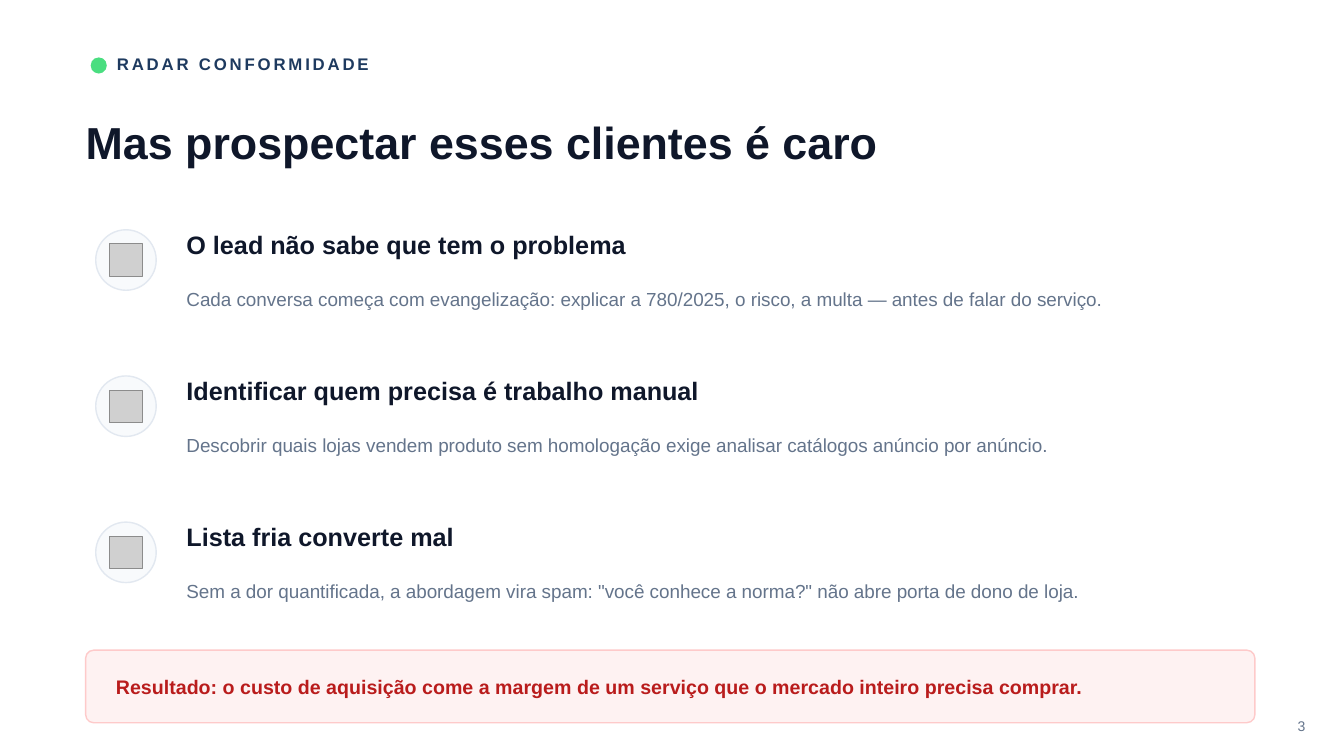
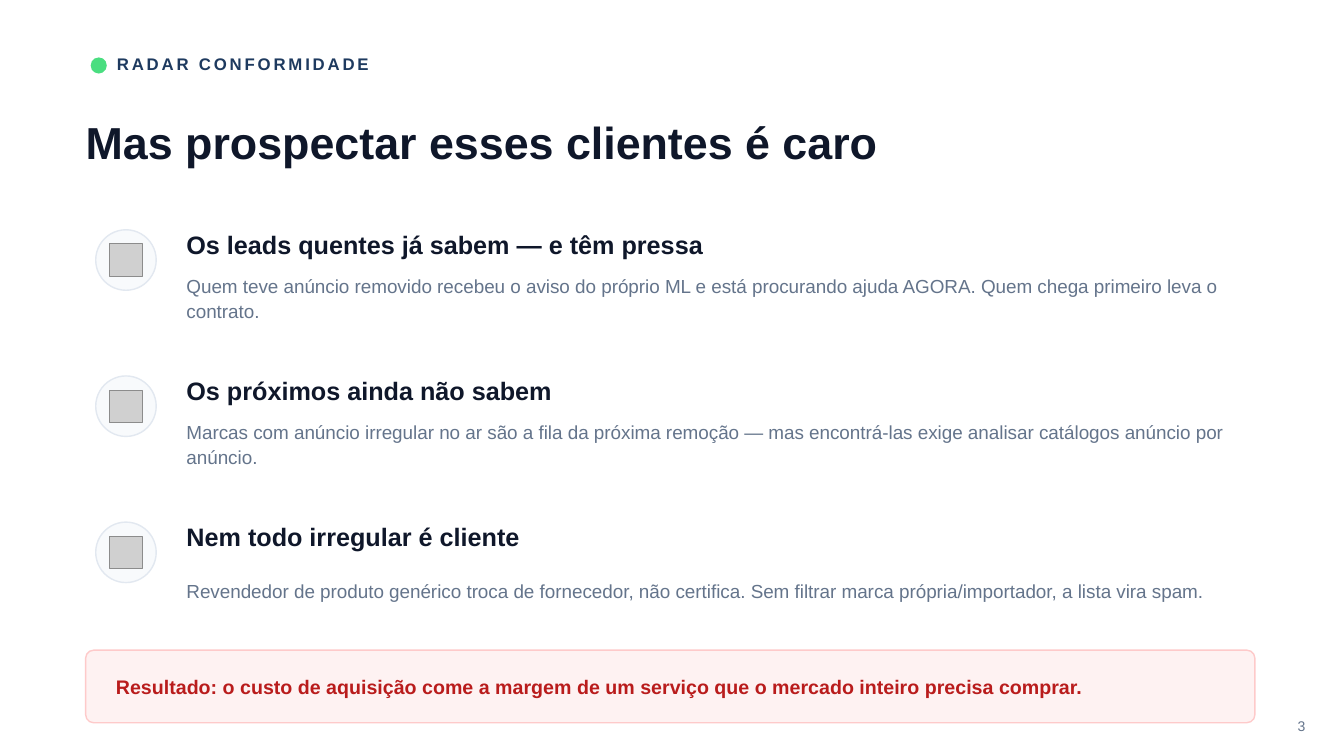
Before and after one commit to angelomarin11/homes-by-fattori, a slide deck: slide 3 of radar-anatel-inmetro/docs/deck-certificadoras.pptx. Drawn at 1344x756 pixels with LibreOffice and Linux fonts; fonts in the diff are those of the drawing; grey boxes stand for pictures. Boxes give left, top, right and bottom in pixels: in the first picture for what was removed or moved away, otherwise in the second. Text is boxed around its words. In the diff, an @@ line names an element or a change of style, - is before the commit and + after.

```diff
--- a/radar-anatel-inmetro/docs/deck-certificadoras.pptx
+++ b/radar-anatel-inmetro/docs/deck-certificadoras.pptx
@@ text at (x1=186, y1=235, x2=703, y2=260): text changed @@
-O lead não sabe que tem o problema
+Os leads quentes já sabem — e têm pressa
@@ text at (x1=186, y1=279, x2=1218, y2=318): text changed @@
-Cada conversa começa com evangelização: explicar a 780/2025, o risco, a multa — antes de falar do serviço.
+Quem teve anúncio removido recebeu o aviso do próprio ML e está procurando ajuda AGORA. Quem chega primeiro leva o contrato.
@@ text at (x1=186, y1=381, x2=552, y2=406): text changed @@
-Identificar quem precisa é trabalho manual
+Os próximos ainda não sabem
@@ text at (x1=186, y1=425, x2=1223, y2=464): text changed @@
-Descobrir quais lojas vendem produto sem homologação exige analisar catálogos anúncio por anúncio.
+Marcas com anúncio irregular no ar são a fila da próxima remoção — mas encontrá-las exige analisar catálogos anúncio por anúncio.
@@ text at (x1=186, y1=527, x2=520, y2=552): text changed @@
-Lista fria converte mal
+Nem todo irregular é cliente
@@ text at (x1=186, y1=584, x2=1203, y2=602): text changed @@
-Sem a dor quantificada, a abordagem vira spam: "você conhece a norma?" não abre porta de dono de loja.
+Revendedor de produto genérico troca de fornecedor, não certifica. Sem filtrar marca própria/importador, a lista vira spam.
```
Also in this commit, not shown: 4 other slides changed, 11 other files.
